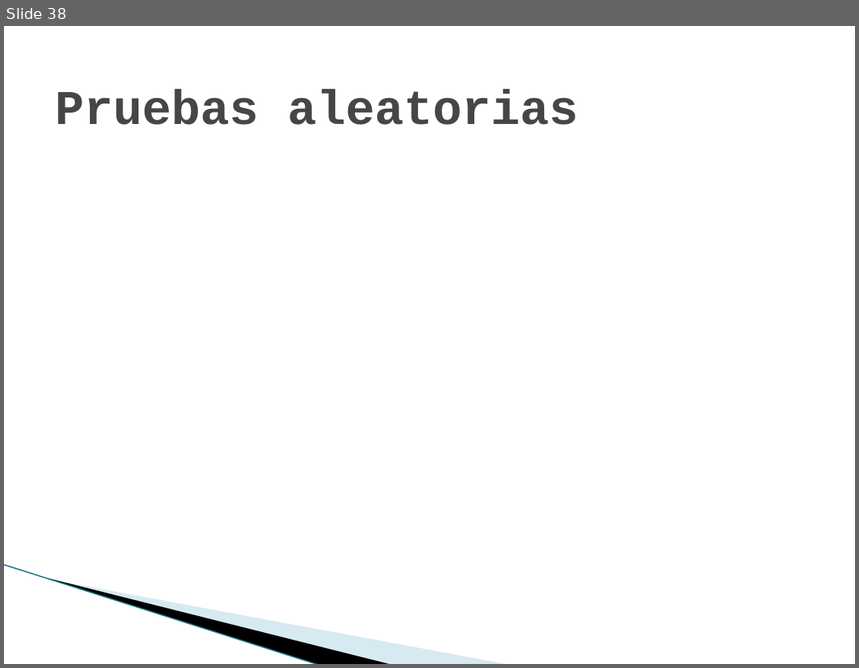
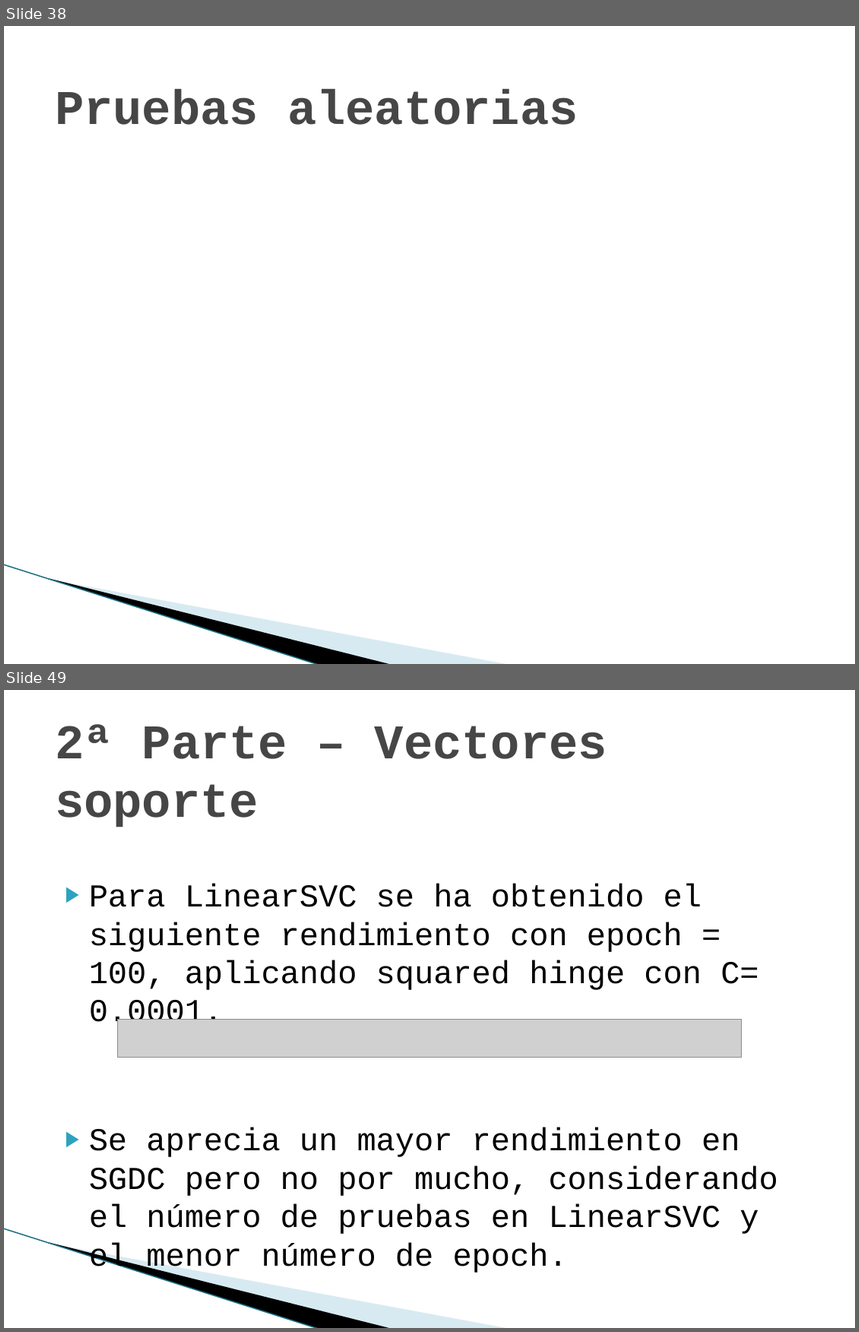
Before and after one commit to joapingut/aia-1718-t3, a slide deck: presentacion3.pptx. Shown one above the other, each under a label of ours: slide 38 before the commit, slides 38 and 49 after it; the slides between them are not shown. The pictures are 859x668 and 859x1332 pixels, drawn with LibreOffice and Linux fonts; fonts in the diff are those of the drawing; grey boxes stand for pictures; background and template pictures are left out. Boxes give left, top, right and bottom in pixels: in the first picture for what was removed or moved away, otherwise in the second. Text is boxed around its words. In the diff, an @@ line names an element or a change of style, - is before the commit and + after.

```diff
--- a/presentacion3.pptx
+++ b/presentacion3.pptx
@@ slide 49 added at <box>4,690,855,1328</box>, background #FFFFFF; not listed: 3 template elements that a slide beside it also shows @@
@@ title added at <box>55,724,607,828</box>, 41 pt, text #464646, bold @@
+2ª Parte – Vectores soporte
@@ text added at <box>89,884,778,1275</box>, 27 pt, text #000000 @@
+▶ Para LinearSVC se ha obtenido el siguiente rendimiento con epoch = 100, aplicando squared hinge con C= 0.0001.
+▶ Se aprecia un mayor rendimiento en SGDC pero no por mucho, considerando el número de pruebas en LinearSVC y el menor número de epoch.
@@ picture added at <box>117,1019,742,1057</box> @@
```
Also in this commit, not shown: 1 slide changed, 13 other slides added.
